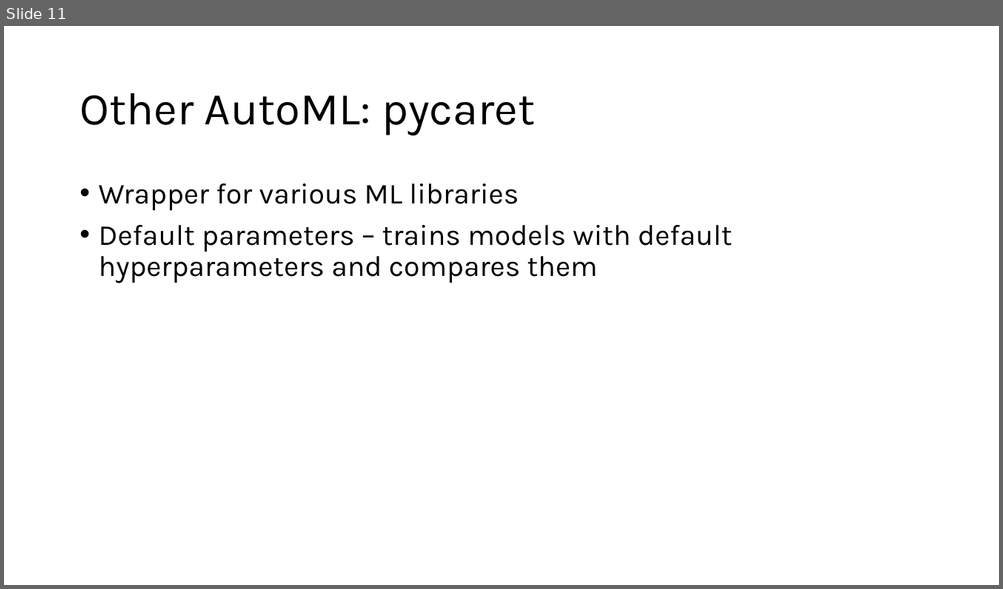
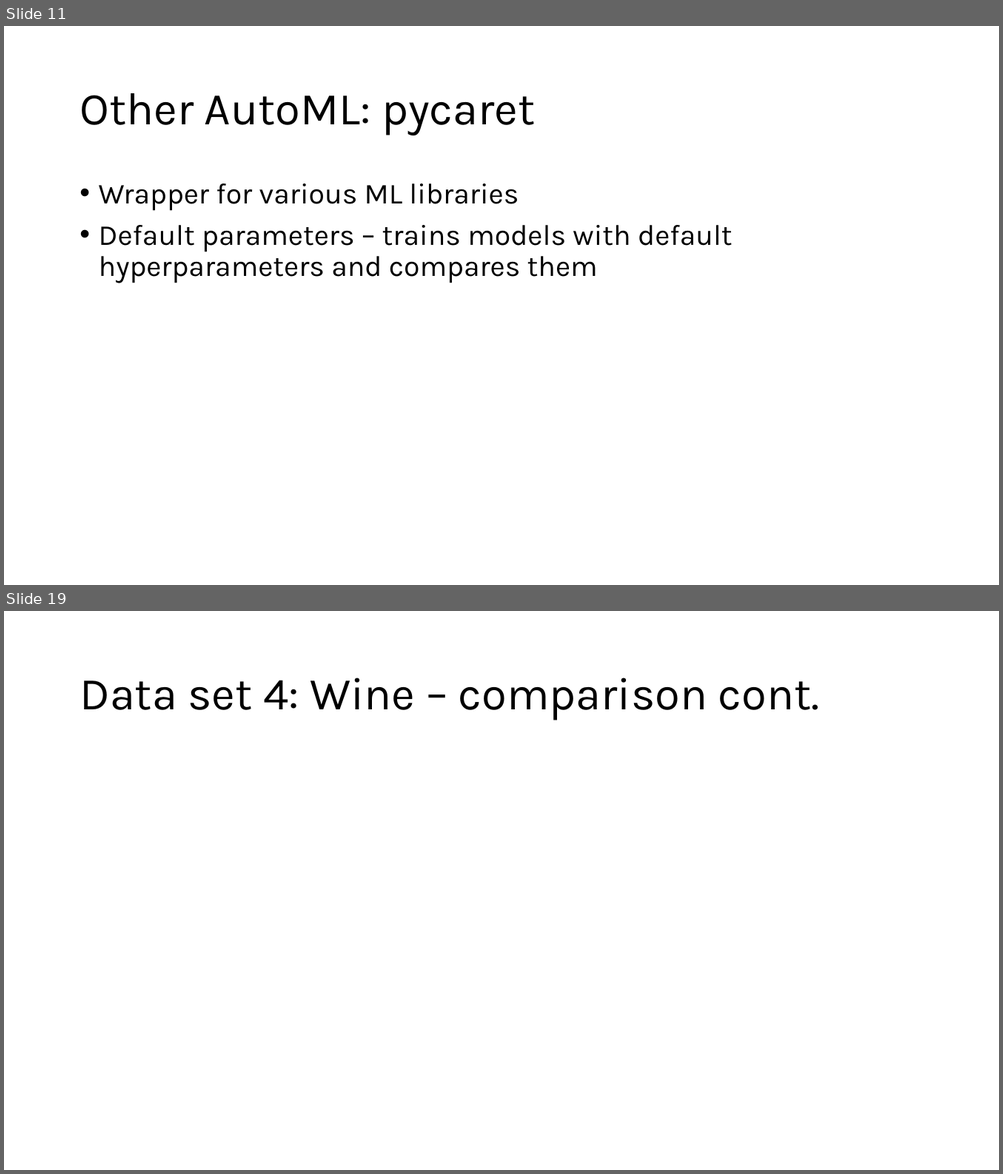
Before and after one commit to amanfc7/Machine-Learaning, a slide deck: ex3/presentation_ex_3_ver02.pptx. Shown one above the other, each under a label of ours: slide 11 before the commit, slides 11 and 19 after it; the slides between them are not shown. The pictures are 1003x589 and 1003x1174 pixels, drawn with LibreOffice and Linux fonts; fonts in the diff are those of the drawing. Boxes give left, top, right and bottom in pixels: in the first picture for what was removed or moved away, otherwise in the second. Text is boxed around its words. In the diff, an @@ line names an element or a change of style, - is before the commit and + after.

```diff
--- a/ex3/presentation_ex_3_ver02.pptx
+++ b/ex3/presentation_ex_3_ver02.pptx
@@ slide 19 added at box(4, 611, 999, 1170), background #FFFFFF @@
@@ title added at box(79, 678, 819, 721), 44 pt, text #000000 @@
+Data set 4: Wine – comparison cont.
```
Also in this commit, not shown: 7 other slides added, 5 other files.
